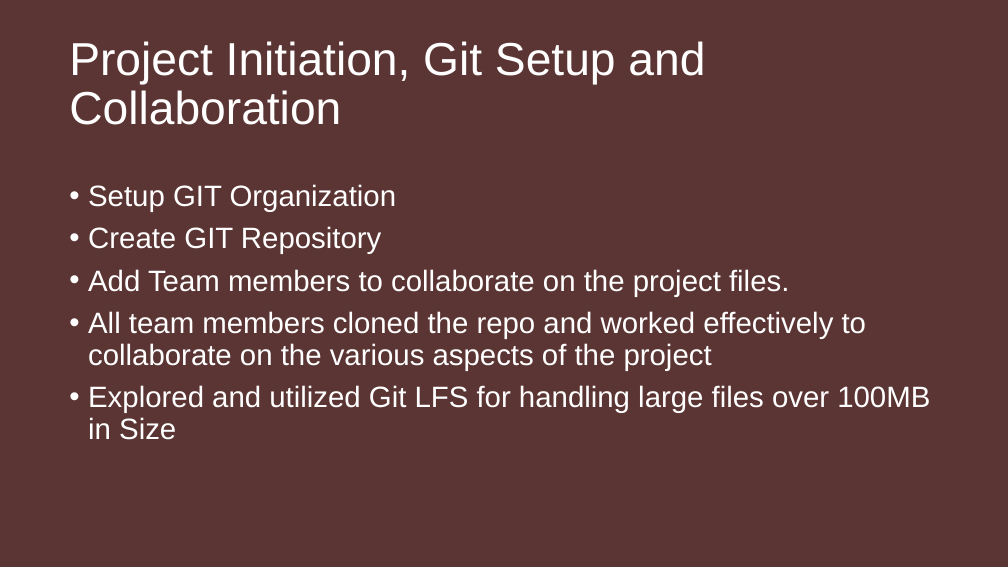
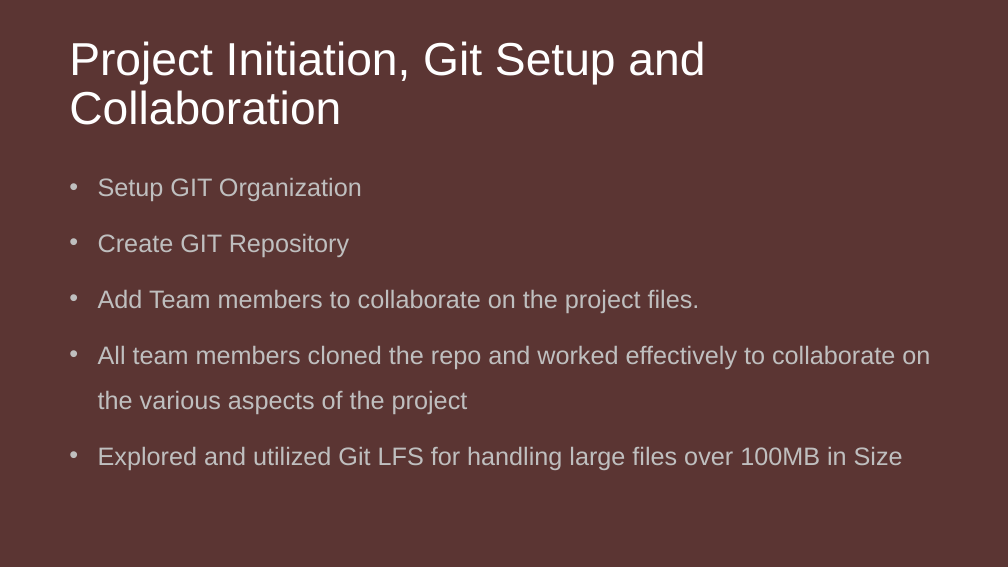
Before and after one commit to Pythorium-Quartet/Motor-Vehicle-Collison-Analysis, a slide deck: slide 2 of New York City Traffic Analysis.pptx. Drawn at 1008x567 pixels with LibreOffice and Linux fonts; fonts in the diff are those of the drawing; background and template pictures are left out. Boxes give left, top, right and bottom in pixels: in the first picture for what was removed or moved away, otherwise in the second. Text is boxed around its words. In the diff, an @@ line names an element or a change of style, - is before the commit and + after.

Commit message:
the text on slide 2 of deck cleaned

```diff
--- a/New York City Traffic Analysis.pptx
+++ b/New York City Traffic Analysis.pptx
@@ subtitle "Setup GIT Organization" at (98,178,930,470): size 28 to 24 pt, text colour #FFFFFF to #BFBFBF; indent changed; line spacing 0.9 to 1.5 @@
```
Also in this commit, not shown: 1 other file.
